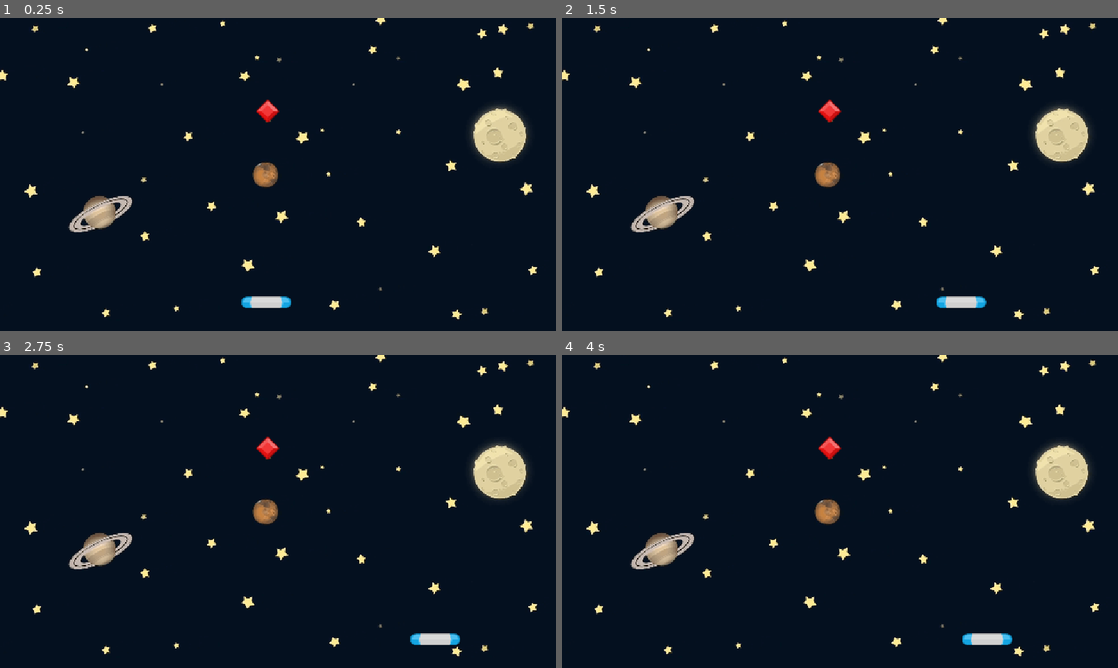
Above: before the commit, frames 1-4 (two rows, left to right).
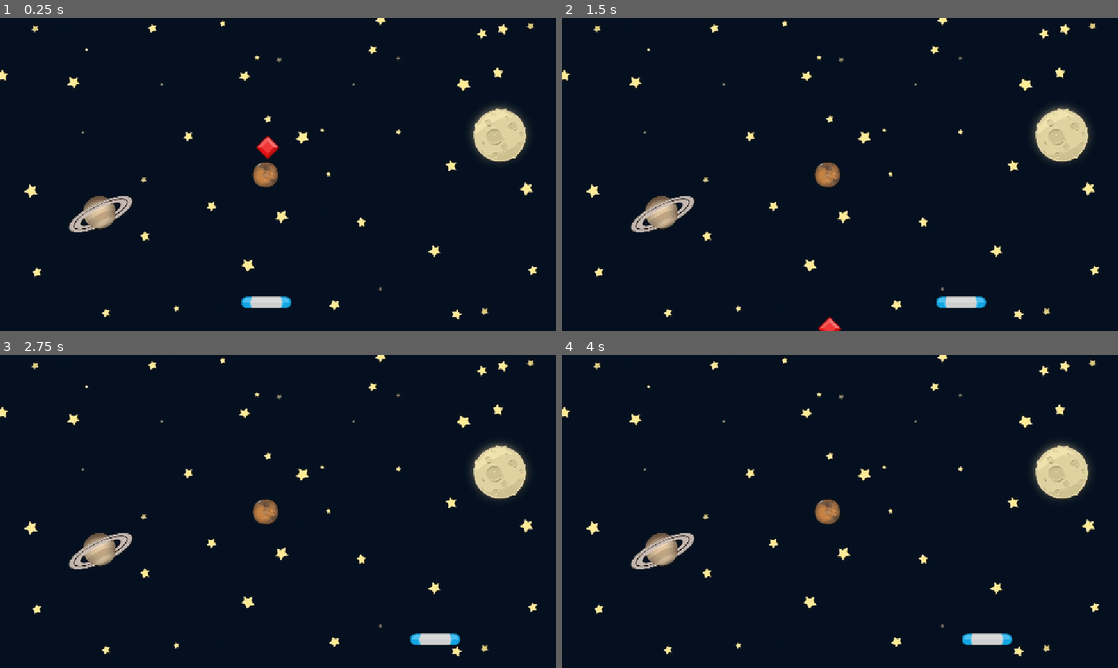
Above: after the commit, the same moments.

Repository: filipeAugusto99/GemCatcher
Game: Godot game, scene res://Scene/Game/Game.tscn
Same seed, same stepped clock (60 frames per second), same inputs: the game is played once before the commit and once after it.
Inputs:
- Up to frame 1 (0.25 s): no input
- Up to frame 2 (1.5 s): hold D (button-right) 0.53-1.28 s; hold A (button-left) from 1.28 s (still down)
- Up to frame 3 (2.75 s): release A (button-left) at 2.03 s; hold D (button-right) from 2.03 s (still down)
- Up to frame 4 (4 s): tap Enter at 3.5 s; release D (button-right) at 3.53 s; hold A (button-left) from 3.53 s (still down)

The runs differ from the first frame. In frame 1, 0.3% of the frame differs, in the area x 46-51%, y 26-46%; in frame 2, 0.3%; in frame 3, 0.2%; in frame 4, 0.2%.

Commit message:
Fazendo a gema cair

Diff:
--- /dev/null
+++ b/Scene/Gem/Gem.gd
@@ -0,0 +1,7 @@
+extends Area2D
+
+const SPEED: float = 300.0
+
+func _process(delta: float) -> void:
+	#Esse codigo faz a gema cair verticalmente
+	position.y += delta * SPEED
--- a/Scene/Gem/Gem.tscn
+++ b/Scene/Gem/Gem.tscn
@@ -1,11 +1,13 @@
-[gd_scene load_steps=3 format=3 uid="uid://t1xbsdiyybel"]
+[gd_scene load_steps=4 format=3 uid="uid://t1xbsdiyybel"]
 
+[ext_resource type="Script" uid="uid://b66ltjucjfrq5" path="res://Scene/Gem/Gem.gd" id="1_d2nu1"]
 [ext_resource type="Texture2D" uid="uid://hatw4fjldpud" path="res://assets/element_red_diamond.png" id="1_q4lng"]
 
 [sub_resource type="RectangleShape2D" id="RectangleShape2D_d2nu1"]
 size = Vector2(36.0625, 35.3553)
 
 [node name="Gem" type="Area2D"]
+script = ExtResource("1_d2nu1")
 
 [node name="GemSprite" type="Sprite2D" parent="."]
 texture = ExtResource("1_q4lng")
--- a/Scene/Paddle/Paddle.gd
+++ b/Scene/Paddle/Paddle.gd
@@ -6,9 +6,7 @@
 func _ready() -> void:
 	pass # Replace with function body.
 
-
-
-func _physics_process(delta: float) -> void:
+func _process(delta: float) -> void:
 	'''
 	Essa funcao faz com que o paddle se
 	movimente ao apertar as teclas A ou D
Not shown, added: Scene/Gem/Gem.gd.uid
